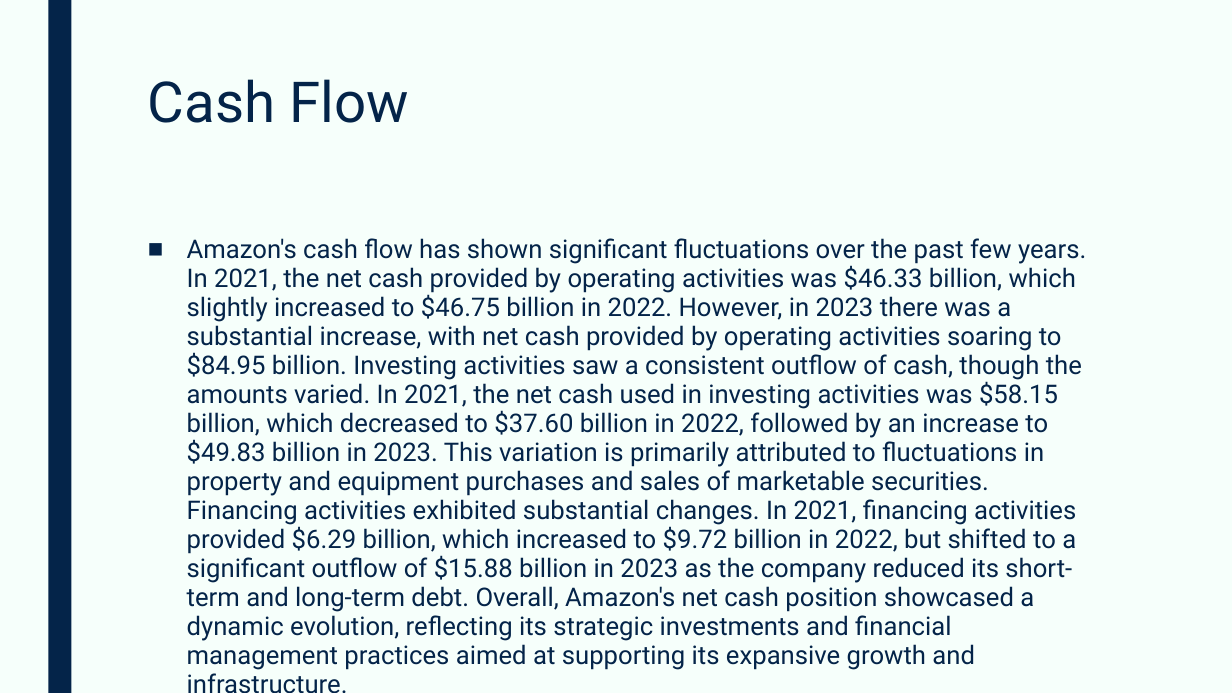
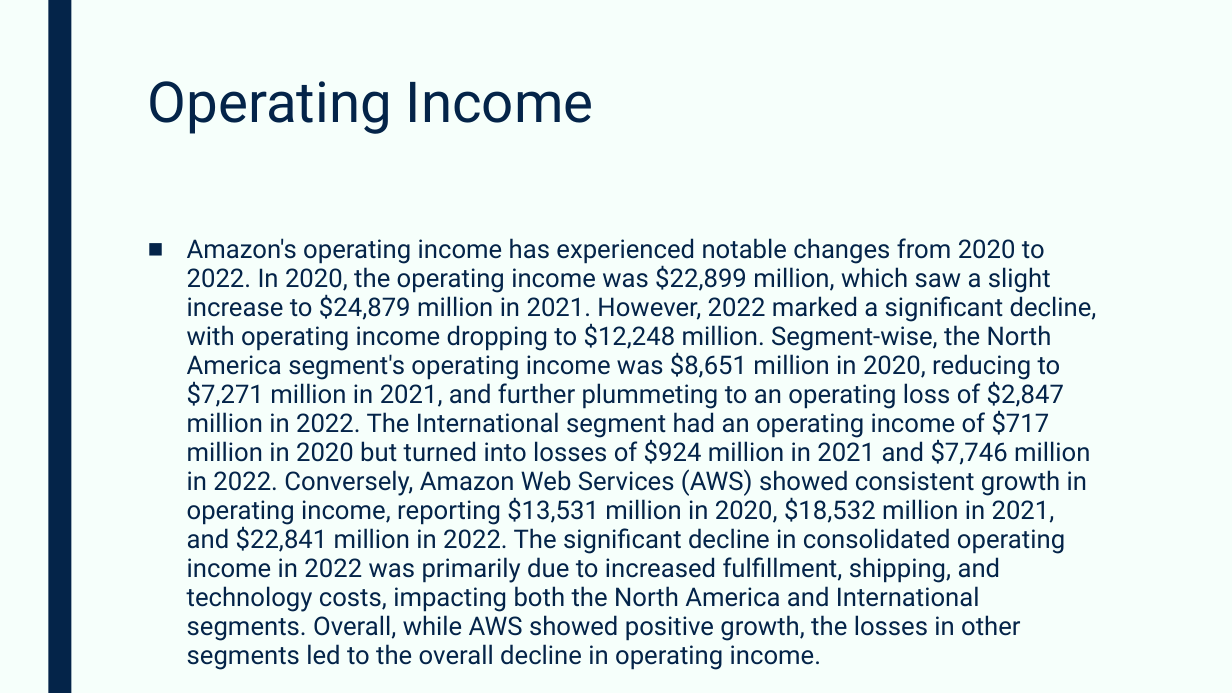
Before and after one commit to devangovind/AMUCLDISS, a slide deck: slide 7 of fastapi-backend/app/pres/output.pptx (slide 3 before the commit). Drawn at 1232x693 pixels with LibreOffice and Linux fonts; fonts in the diff are those of the drawing. Boxes give left, top, right and bottom in pixels: in the first picture for what was removed or moved away, otherwise in the second. Text is boxed around its words. In the diff, an @@ line names an element or a change of style, - is before the commit and + after.

```diff
--- a/fastapi-backend/app/pres/output.pptx
+++ b/fastapi-backend/app/pres/output.pptx
@@ title at (148,81,594,134): text changed @@
-Cash Flow
+Operating Income
@@ text at (187,238,1097,670): text changed @@
-■ Amazon's cash flow has shown significant fluctuations over the past few years. In 2021, the net cash provided by operating activities was $46.33 billion, which slightly increased to $46.75 billion in 2022. However, in 2023 there was a substantial increase, with net cash provided by operating activities soaring to $84.95 billion. Investing activities saw a consistent outflow of cash, though the amounts varied. In 2021, the net cash used in investing activities was $58.15 billion, which decreased to $37.60 billion in 2022, followed by an increase to $49.83 billion in 2023. This variation is primarily attributed to fluctuations in property and equipment purchases and sales of marketable securities. Financing activities exhibited substantial changes. In 2021, financing activities provided $6.29 billion, which increased to $9.72 billion in 2022, but shifted to a significant outflow of $15.88 billion in 2023 as the company reduced its short-term and long-term debt. Overall, Amazon's net cash position showcased a dynamic evolution, reflecting its strategic investments and financial management practices aimed at supporting its expansive growth and infrastructure.
+■ Amazon's operating income has experienced notable changes from 2020 to 2022. In 2020, the operating income was $22,899 million, which saw a slight increase to $24,879 million in 2021. However, 2022 marked a significant decline, with operating income dropping to $12,248 million. Segment-wise, the North America segment's operating income was $8,651 million in 2020, reducing to $7,271 million in 2021, and further plummeting to an operating loss of $2,847 million in 2022. The International segment had an operating income of $717 million in 2020 but turned into losses of $924 million in 2021 and $7,746 million in 2022. Conversely, Amazon Web Services (AWS) showed consistent growth in operating income, reporting $13,531 million in 2020, $18,532 million in 2021, and $22,841 million in 2022. The significant decline in consolidated operating income in 2022 was primarily due to increased fulfillment, shipping, and technology costs, impacting both the North America and International segments. Overall, while AWS showed positive growth, the losses in other segments led to the overall decline in operating income.
```
Also in this commit, not shown: 3 other slides changed, 4 slides added, 2 slides removed, 2 other files.
